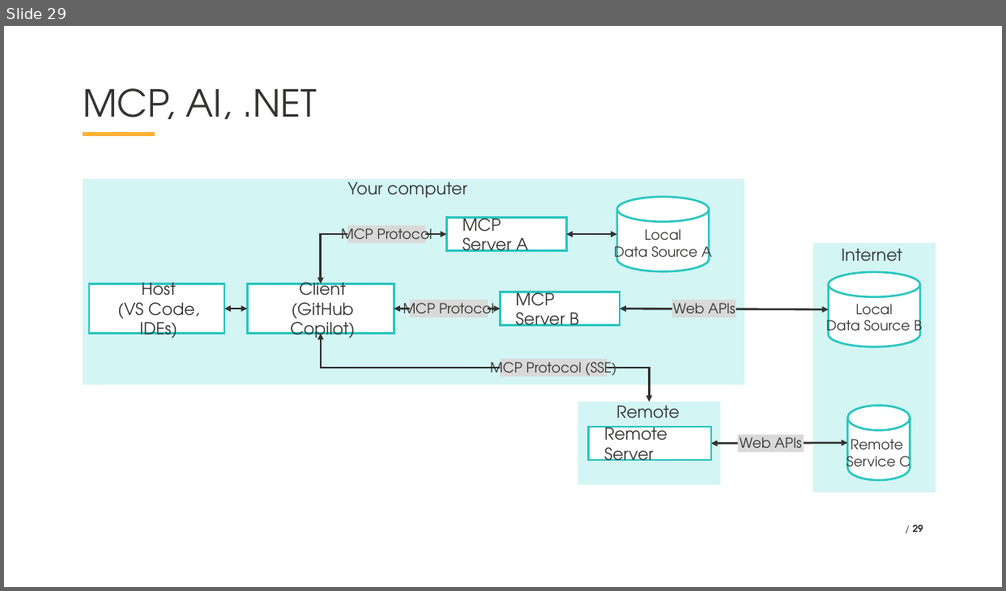
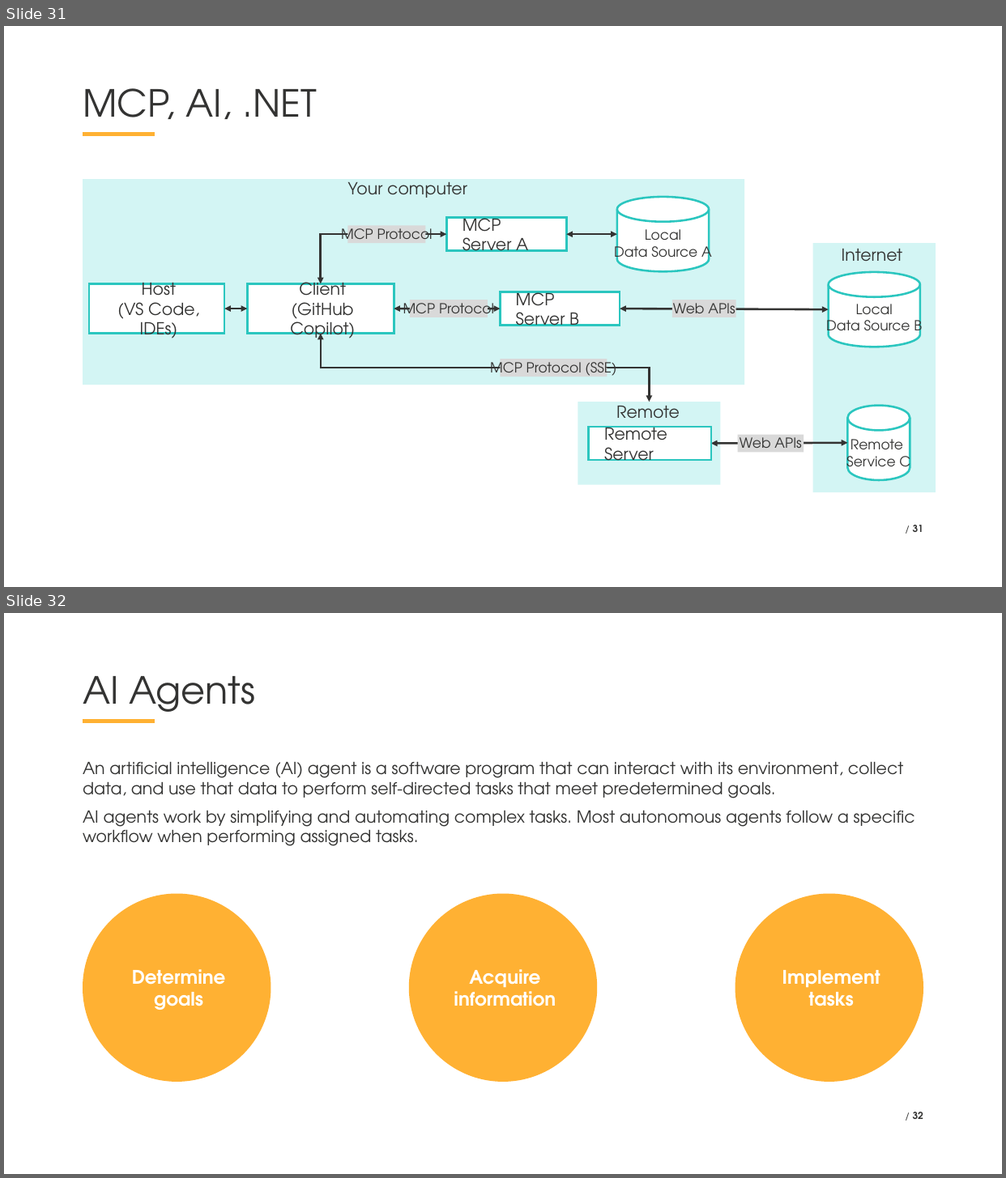
Before and after one commit to VladislavAntonyuk/AICalendar, a slide deck: .NET Conf 2025 - Ukraine (Eng).pptx. Shown one above the other, each under a label of ours: slide 29 before the commit, slides 31 and 32 after it. The pictures are 1006x591 and 1006x1178 pixels, drawn with LibreOffice and Linux fonts; fonts in the diff are those of the drawing; background and template pictures are left out. Boxes give left, top, right and bottom in pixels: in the first picture for what was removed or moved away, otherwise in the second. Text is boxed around its words. In the diff, an @@ line names an element or a change of style, - is before the commit and + after.

```diff
--- a/.NET Conf 2025 - Ukraine (Eng).pptx
+++ b/.NET Conf 2025 - Ukraine (Eng).pptx
@@ slide 32 added at (4,613,1002,1174), background #FFFFFF; not listed: 1 template element that a slide beside it also shows @@
@@ title added at (83,676,255,722), 54 pt, text #333332 @@
+AI Agents
@@ text added at (83,762,915,846), 24 pt, text #333332 @@
+An artificial intelligence (AI) agent is a software program that can interact with its environment, collect data, and use that data to perform self-directed tasks that meet predetermined goals.
+AI agents work by simplifying and automating complex tasks. Most autonomous agents follow a specific workflow when performing assigned tasks.
@@ ellipse added at (83,894,270,1082), fill #FFB133, 27 pt, text #FFFFFF, bold @@
+Determine goals
@@ ellipse added at (409,894,597,1082), fill #FFB133, 27 pt, text #FFFFFF, bold @@
+Acquire information
@@ ellipse added at (735,894,923,1082), fill #FFB133, 27 pt, text #FFFFFF, bold @@
+Implement tasks
@@ page number added at (913,1112,923,1119), 14 pt, text #333332, bold @@
+/ 32
@@ what was slide 29 is now slide 31 @@
@@ page number at (913,525,923,532): text changed @@
-/ 29
+/ 31
```
Also in this commit, not shown: 13 slides changed, 7 other slides added, 1 slide removed.
